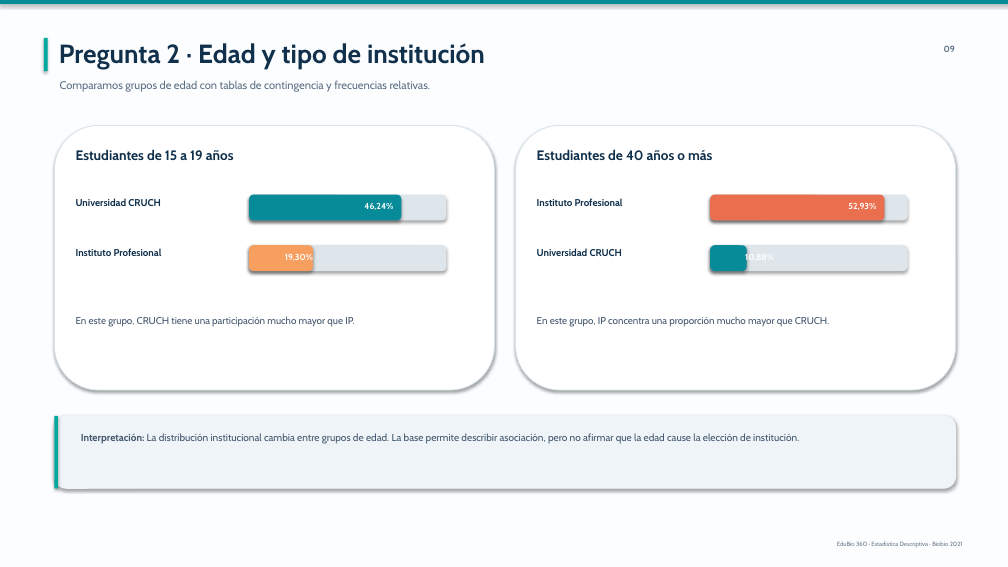
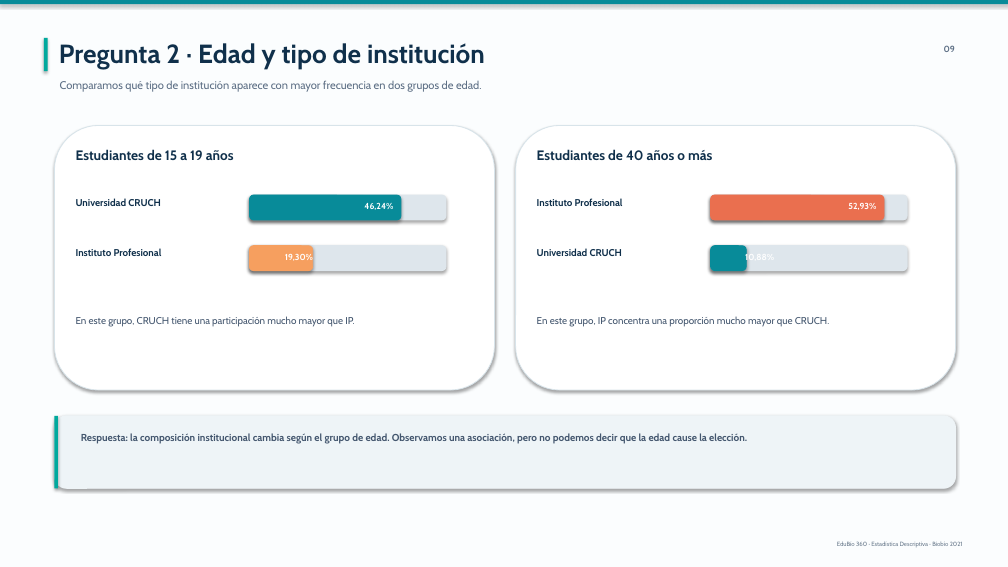
Before and after one commit to Nicricht/Estadistica.descriptiva, a slide deck: slide 9 of presentacion/Del_Acero_al_Algoritmo_Estilo_Profesor.pptx. Drawn at 1008x567 pixels with LibreOffice and Linux fonts; fonts in the diff are those of the drawing. Boxes give left, top, right and bottom in pixels: in the first picture for what was removed or moved away, otherwise in the second. Text is boxed around its words. In the diff, an @@ line names an element or a change of style, - is before the commit and + after.

```diff
--- a/presentacion/Del_Acero_al_Algoritmo_Estilo_Profesor.pptx
+++ b/presentacion/Del_Acero_al_Algoritmo_Estilo_Profesor.pptx
@@ text at <box>60,80,482,92</box>: text changed @@
-Comparamos grupos de edad con tablas de contingencia y frecuencias relativas.
+Comparamos qué tipo de institución aparece con mayor frecuencia en dos grupos de edad.
@@ text at <box>81,433,747,444</box>: text changed; bold on @@
-Interpretación: La distribución institucional cambia entre grupos de edad. La base permite describir asociación, pero no afirmar que la edad cause la elección de institución.
+Respuesta: la composición institucional cambia según el grupo de edad. Observamos una asociación, pero no podemos decir que la edad cause la elección.
```
Also in this commit, not shown: 15 other slides changed.
